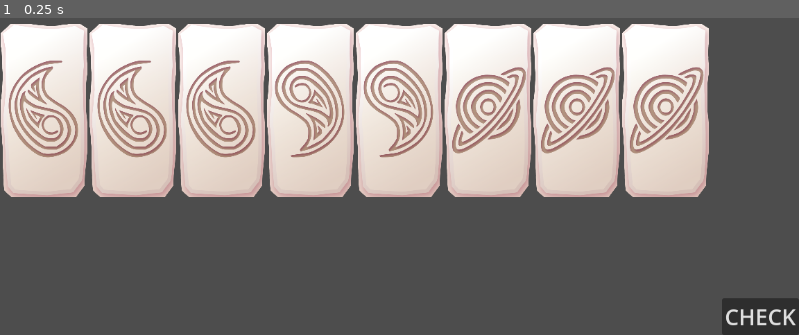
Above: before the commit, frame 1.
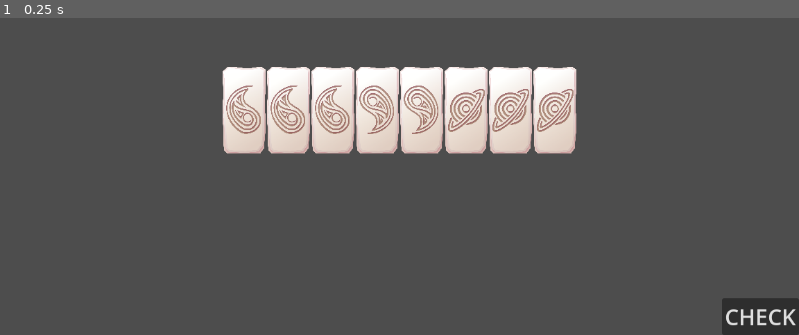
Above: after the commit, the same moment.

Repository: Wendfrey/minijam_210_astral
Game: Godot game, scene res://test_world.tscn
The game is run twice, just before and just after one commit, with the same random seed, the same clock (stepped at 60 frames per second) and the same inputs.
Inputs:
- Up to frame 1 (0.25 s): no input

The runs differ from the first frame. In frame 1, 40% of the frame differs, in the area x 0-89%, y 1-57%.

Commit message:
Now spacer can change space with exports and elements are smaller

Diff:
--- a/minijam-210-astral/element.tscn
+++ b/minijam-210-astral/element.tscn
@@ -8,6 +8,7 @@
 
 [node name="Element" type="CharacterBody2D" unique_id=1745300402]
 input_pickable = true
+motion_mode = 1
 script = ExtResource("1_vnigt")
 
 [node name="Sprite2D" type="Sprite2D" parent="." unique_id=100283629]
--- a/minijam-210-astral/spacer.gd
+++ b/minijam-210-astral/spacer.gd
@@ -6,6 +6,9 @@
 var pickedNode: Node2D
 var nodePositionIndex:int
 
+@export var swapMargin:Vector2 = Vector2(64,172)
+@export var cellWidth: int = 128
+
 func _ready() -> void:
 	pieces = Array(
 		get_children(),
@@ -13,9 +16,9 @@
 		"CharacterBody2D",
 		Ficha
 	)
-	var half = roundi(pieces.size() / 2)
+	var center = (pieces.size() - 1) * cellWidth / 2
 	for i in range(pieces.size()):
-		array_positions.append(Vector2((i - half)*128, 0))
+		array_positions.append(Vector2((i * cellWidth - center), 0))
 		var node = pieces[i]
 		node.global_position = array_positions[i]
 		node.send_picked.connect(_piece_picked.bind(node))
@@ -44,7 +47,7 @@
 func _on_element_item_rect_changed():
 	var closest_index = -1
 	for i in range(array_positions.size()):
-		if abs(array_positions[i].x - pickedNode.global_position.x) < 64 and abs(array_positions[i].y - pickedNode.global_position.y) < 172:
+		if abs(array_positions[i].x - pickedNode.global_position.x) < swapMargin.x and abs(array_positions[i].y - pickedNode.global_position.y) < swapMargin.y:
 			closest_index = i
 			break
 
--- a/minijam-210-astral/test_world.tscn
+++ b/minijam-210-astral/test_world.tscn
@@ -11,34 +11,36 @@
 
 [node name="Spacer" type="Node2D" parent="." unique_id=333636565]
 script = ExtResource("2_gy3sr")
+swapMargin = Vector2(32, 86)
+cellWidth = 64
 
 [node name="Element" parent="Spacer" unique_id=1745300402 instance=ExtResource("1_dxppu")]
-motion_mode = 1
+scale = Vector2(0.5, 0.5)
 
 [node name="Element2" parent="Spacer" unique_id=1738437686 instance=ExtResource("1_dxppu")]
-motion_mode = 1
+scale = Vector2(0.5, 0.5)
 
 [node name="Element3" parent="Spacer" unique_id=197843286 instance=ExtResource("1_dxppu")]
-motion_mode = 1
+scale = Vector2(0.5, 0.5)
 
 [node name="Element4" parent="Spacer" unique_id=261421355 instance=ExtResource("1_dxppu")]
-motion_mode = 1
+scale = Vector2(0.5, 0.5)
 tipo = 1
 
 [node name="Element5" parent="Spacer" unique_id=1425808738 instance=ExtResource("1_dxppu")]
-motion_mode = 1
+scale = Vector2(0.5, 0.5)
 tipo = 1
 
 [node name="Element6" parent="Spacer" unique_id=1952852750 instance=ExtResource("1_dxppu")]
-motion_mode = 1
+scale = Vector2(0.5, 0.5)
 tipo = 2
 
 [node name="Element7" parent="Spacer" unique_id=1882706615 instance=ExtResource("1_dxppu")]
-motion_mode = 1
+scale = Vector2(0.5, 0.5)
 tipo = 2
 
 [node name="Element8" parent="Spacer" unique_id=1199113581 instance=ExtResource("1_dxppu")]
-motion_mode = 1
+scale = Vector2(0.5, 0.5)
 tipo = 2
 
 [node name="CanvasLayer" type="CanvasLayer" parent="." unique_id=2004551152]
